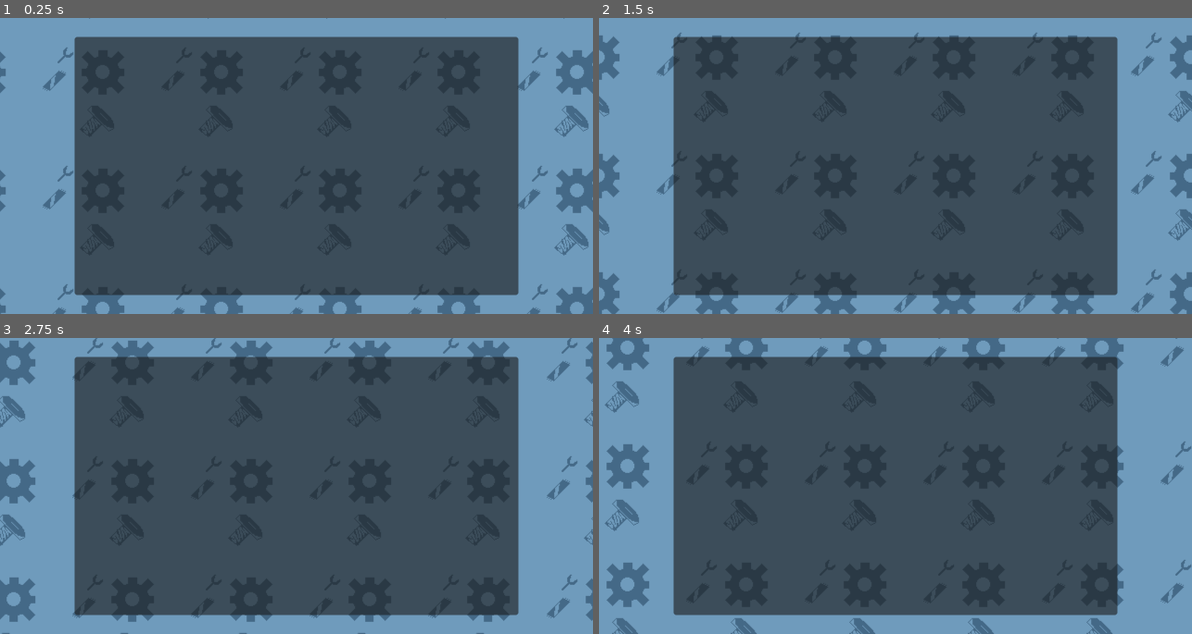
Above: before the commit, frames 1-4 (two rows, left to right).
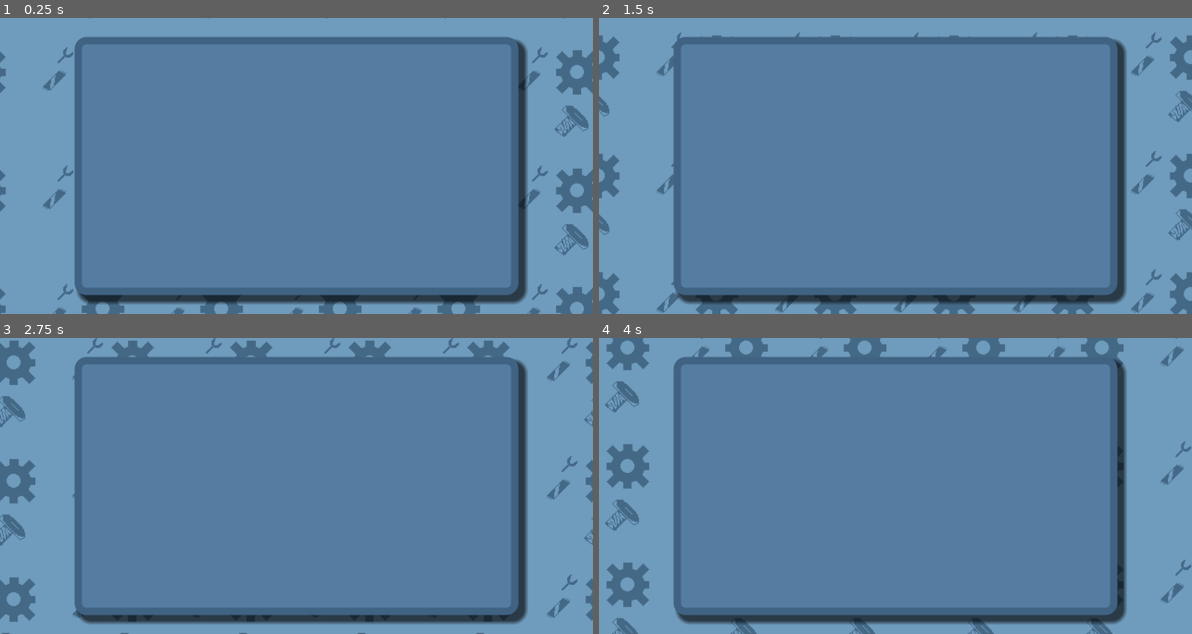
Above: after the commit, the same moments.

Repository: NormyNaoExiste/clicker-remake
Game: Godot game, scene res://Cenas/options.tscn
Two runs of this game, one before a commit and one after it. Both use one fixed random seed, a clock stepped at 60 frames per second and the inputs below. This scene is started directly instead of the project's main scene.
Inputs (mouse positions are in pixels of both pictures, inside the frame that each line leads up to):
- Up to frame 1 (0.25 s): no input
- Up to frame 2 (1.5 s): move the mouse to (1025, 151) at 0.52 s; move the mouse to (776, 180) at 1.27 s
- Up to frame 3 (2.75 s): move the mouse to (355, 420) at 2.02 s
- Up to frame 4 (4 s): move the mouse to (865, 545) at 2.77 s; move the mouse to (1073, 530) at 3.52 s

The runs differ from the first frame. In frame 1, 68% of the frame differs, in the area x 12-89%, y 6-97%; in frame 2, 69%; in frame 3, 69%; in frame 4, 69%.

Commit message:
Options Panel

Diff:
--- a/Cenas/options.tscn
+++ b/Cenas/options.tscn
@@ -7,6 +7,22 @@
 shader = ExtResource("1_odqpe")
 shader_parameter/speed = 0.1
 shader_parameter/direction = 0.1
+
+[sub_resource type="StyleBoxFlat" id="StyleBoxFlat_odqpe"]
+bg_color = Color(0.3322943, 0.4911238, 0.63520294, 1)
+border_width_left = 8
+border_width_top = 8
+border_width_right = 8
+border_width_bottom = 8
+border_color = Color(0.252805, 0.38807157, 0.51257044, 1)
+corner_radius_top_left = 12
+corner_radius_top_right = 12
+corner_radius_bottom_right = 12
+corner_radius_bottom_left = 12
+corner_detail = 12
+shadow_color = Color(0, 0, 0, 0.62352943)
+shadow_size = 5
+shadow_offset = Vector2(6, 6)
 
 [node name="Options" type="Control" unique_id=1221094280]
 layout_mode = 3
@@ -45,3 +61,4 @@
 offset_bottom = 13.419983
 grow_horizontal = 2
 grow_vertical = 2
+theme_override_styles/panel = SubResource("StyleBoxFlat_odqpe")
